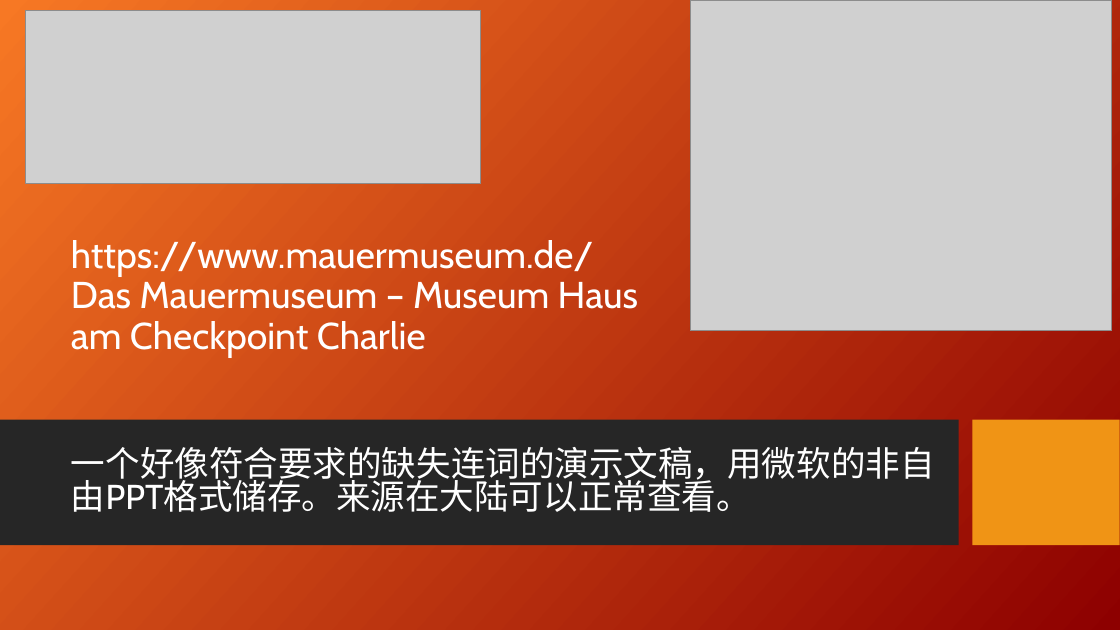
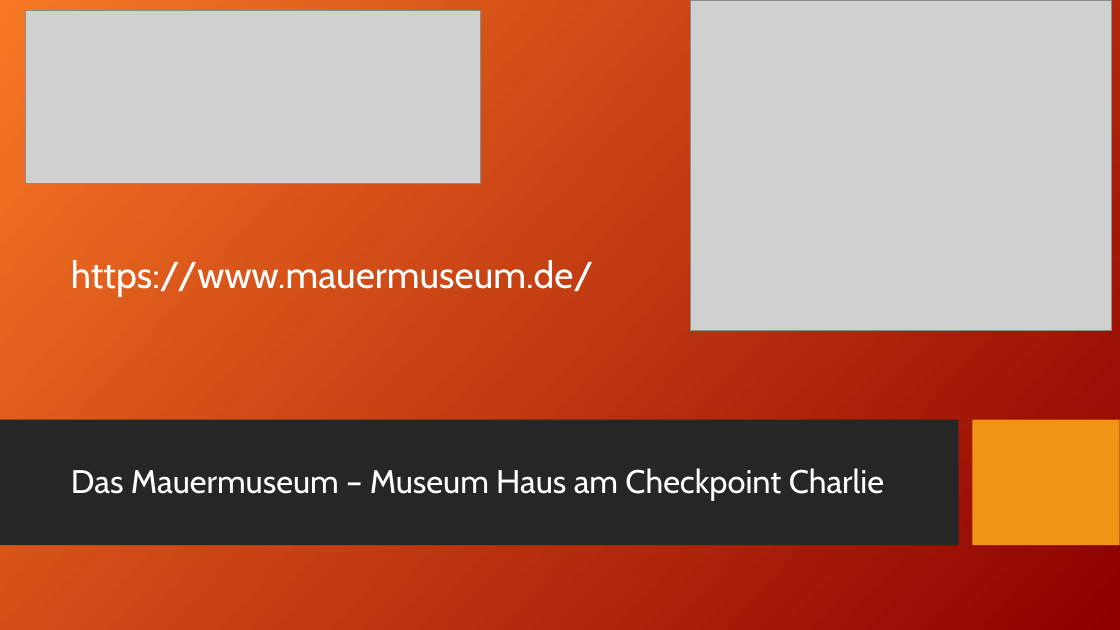
Before and after one commit to zaoqi-unsafe/sssssssss, a slide deck: slide 1 of DDR.ppt. Drawn at 1120x630 pixels with LibreOffice and Linux fonts; fonts in the diff are those of the drawing; grey boxes stand for pictures; background and template pictures are left out. Boxes give left, top, right and bottom in pixels: in the first picture for what was removed or moved away, otherwise in the second. Text is boxed around its words. In the diff, an @@ line names an element or a change of style, - is before the commit and + after.

```diff
--- a/DDR.ppt
+++ b/DDR.ppt
@@ title at bbox=[71, 260, 593, 297]: text changed @@
-https://www.mauermuseum.de/
-Das Mauermuseum – Museum Haus am Checkpoint Charlie
+https://www.mauermuseum.de/
@@ text at bbox=[71, 468, 884, 501]: text changed; size 29.6 to 28 pt @@
-一个好像符合要求的缺失连词的演示文稿，用微软的非自由PPT格式储存。来源在大陆可以正常查看。
+Das Mauermuseum – Museum Haus am Checkpoint Charlie
```
Also in this commit, not shown: 1 other slide changed.
